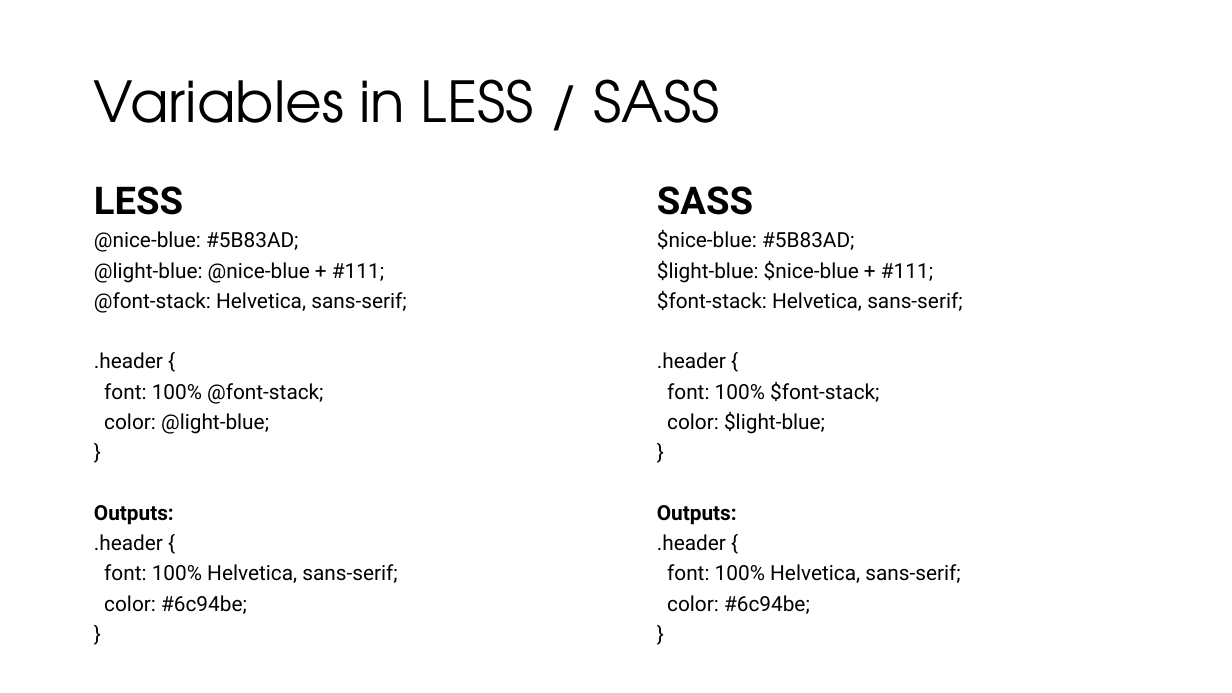
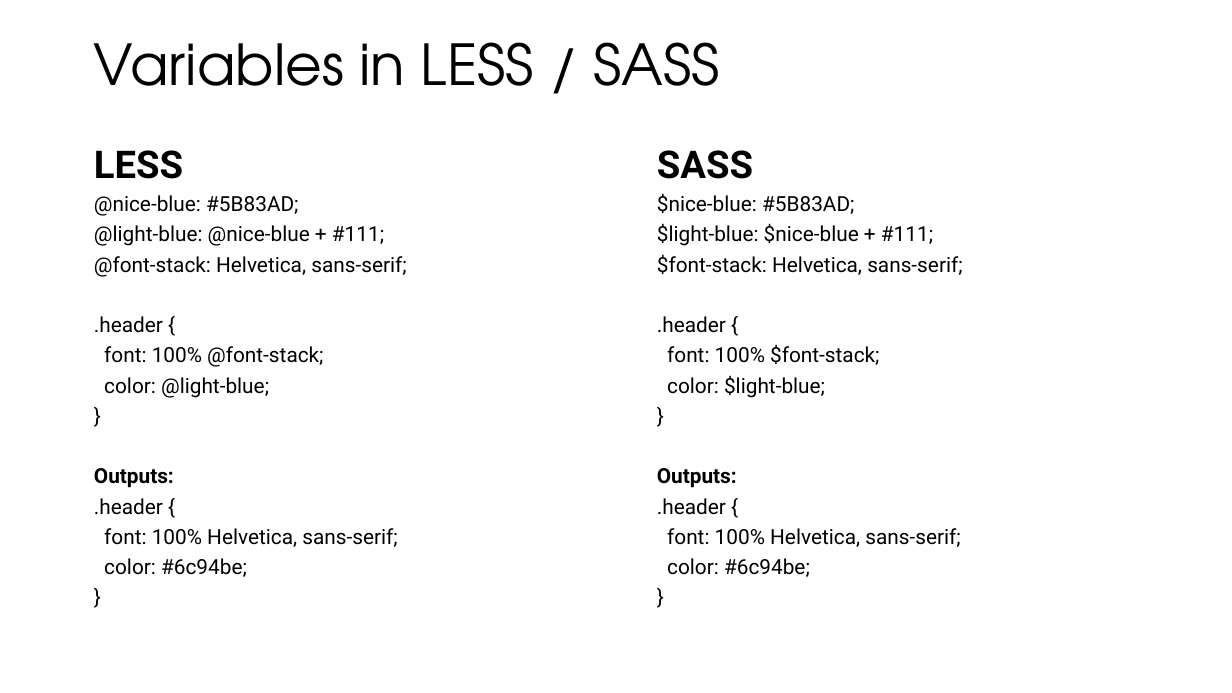
Before and after one commit to stiltet/SASS-Code-Example-Demo, a slide deck: slide 8 of Presentation.pptx. Drawn at 1232x693 pixels with LibreOffice and Linux fonts; fonts in the diff are those of the drawing. Boxes give left, top, right and bottom in pixels: in the first picture for what was removed or moved away, otherwise in the second. Text is boxed around its words. In the diff, an @@ line names an element or a change of style, - is before the commit and + after.

```diff
--- a/Presentation.pptx
+++ b/Presentation.pptx
@@ 2 texts, 1 title: place and size @@
-2 texts, 1 title at (94,79,962,614)
+2 texts, 1 title at (94,42,962,577)
```
Also in this commit, not shown: 15 other slides changed, 1 other file.
